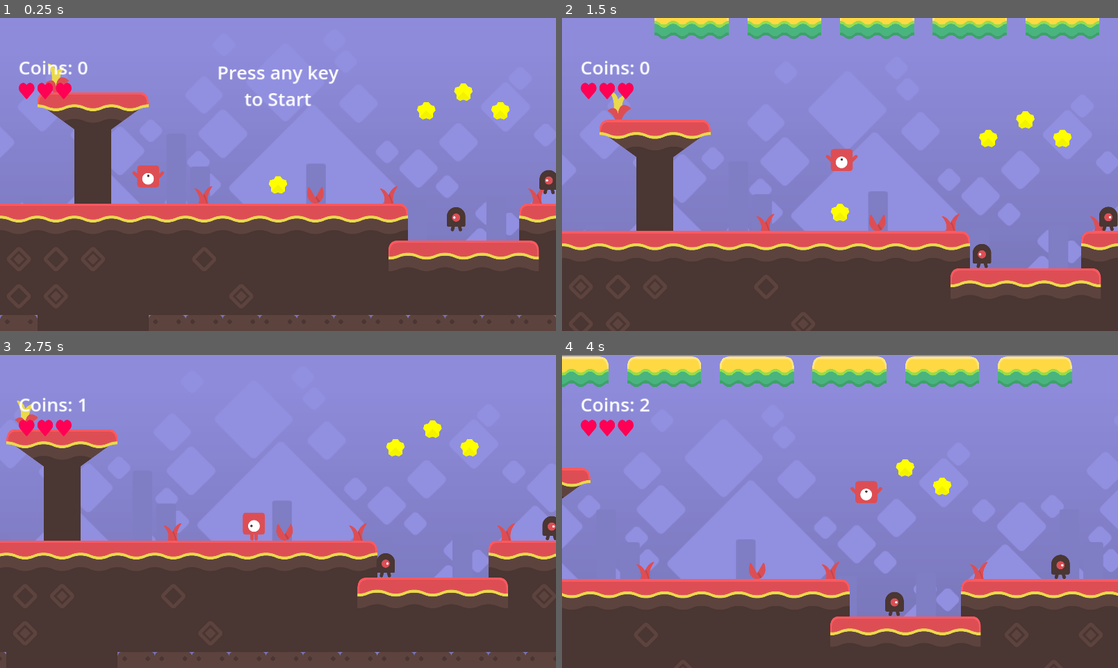
Above: before the commit, frames 1-4 (two rows, left to right).
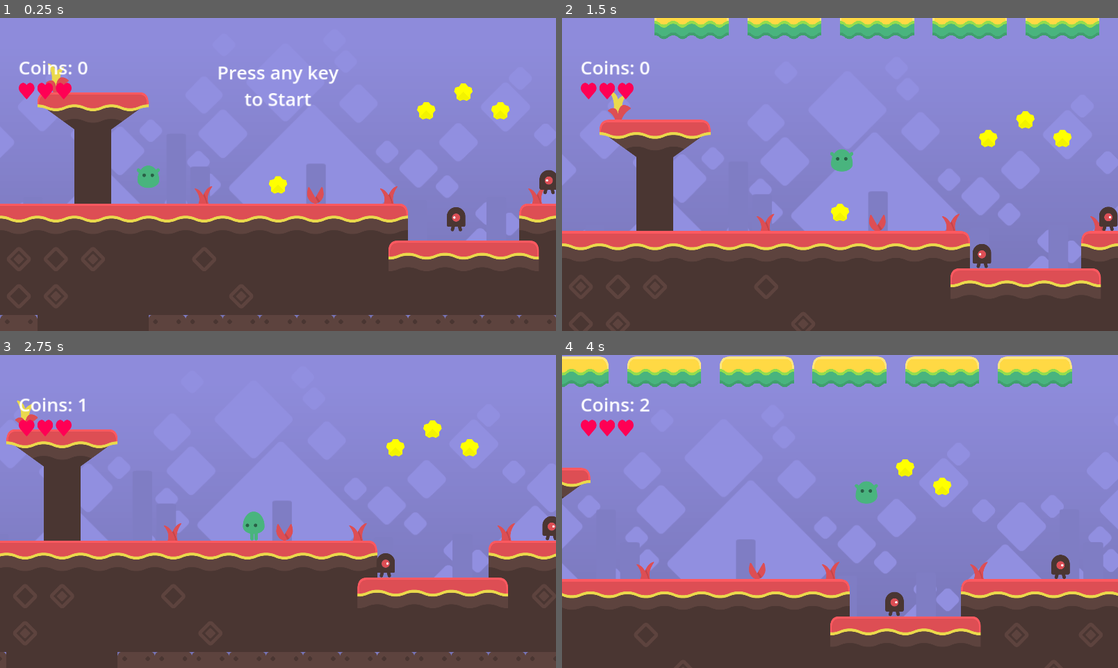
Above: after the commit, the same moments.

Repository: jbourqueendless/test-web-publish-again
Game: Godot game, scene res://main.tscn
Two runs of this game, one before a commit and one after it. Both use one fixed random seed, a clock stepped at 60 frames per second and the inputs below.
Inputs:
- Up to frame 1 (0.25 s): no input
- Up to frame 2 (1.5 s): tap Enter (ui_accept) at 0.5, 0.77 s; hold Right (ui_right) from 0.53 s (still down)
- Up to frame 3 (2.75 s): tap Enter (ui_accept) at 1.52 s; release Right (ui_right) at 2.03 s; hold Left (ui_left) from 2.03 s (still down)
- Up to frame 4 (4 s): release Left (ui_left) at 2.78 s; hold Right (ui_right) from 2.78 s (still down); tap Enter (ui_accept) at 3.02, 3.77 s

The runs differ from the first frame. In frame 1, 0.3% of the frame differs, in the area x 23-30%, y 47-55%; in frame 2, 0.3%, in the area x 47-54%, y 41-50%; in frame 3, 0.3%; in frame 4, 0.3%.

Commit message:
changed tilemap color for testing

Diff:
--- a/main.tscn
+++ b/main.tscn
@@ -11,7 +11,7 @@
 [ext_resource type="Texture2D" uid="uid://bjqboxowe07lw" path="res://assets/items/crystal.png" id="6_kpi5m"]
 [ext_resource type="PackedScene" uid="uid://jt80gv02u4f2" path="res://hud.tscn" id="6_mp7wy"]
 [ext_resource type="PackedScene" uid="uid://dk0xon0k7ga23" path="res://components/enemy/enemy.tscn" id="9_l6smt"]
-[ext_resource type="SpriteFrames" uid="uid://bo581k1esb50n" path="res://components/player/spriteframes-red.tres" id="9_qmofe"]
+[ext_resource type="SpriteFrames" uid="uid://cp70hdrx2lc0o" path="res://components/player/spriteframes-green.tres" id="10_g34y8"]
 [ext_resource type="PackedScene" uid="uid://beuisy5yrw0bq" path="res://components/flag/flag.tscn" id="12_dkbog"]
 
 [node name="Main" type="Node2D"]
@@ -202,7 +202,7 @@
 position = Vector2(512, 576)
 collision_layer = 1
 collision_mask = 7
-sprite_frames = ExtResource("9_qmofe")
+sprite_frames = ExtResource("10_g34y8")
 
 [node name="Camera2D" type="Camera2D" parent="Player"]
 position = Vector2(0, 15)
